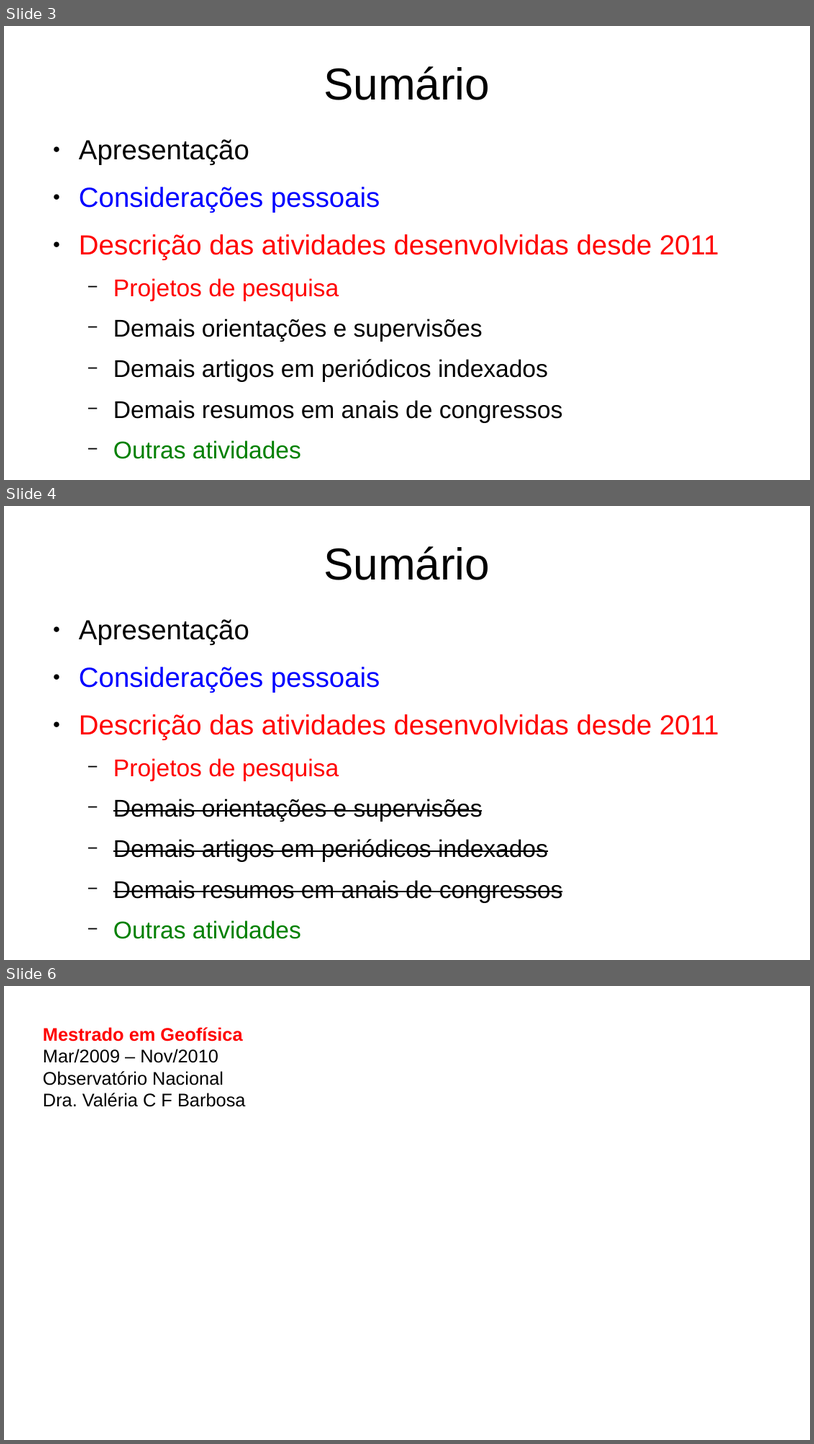
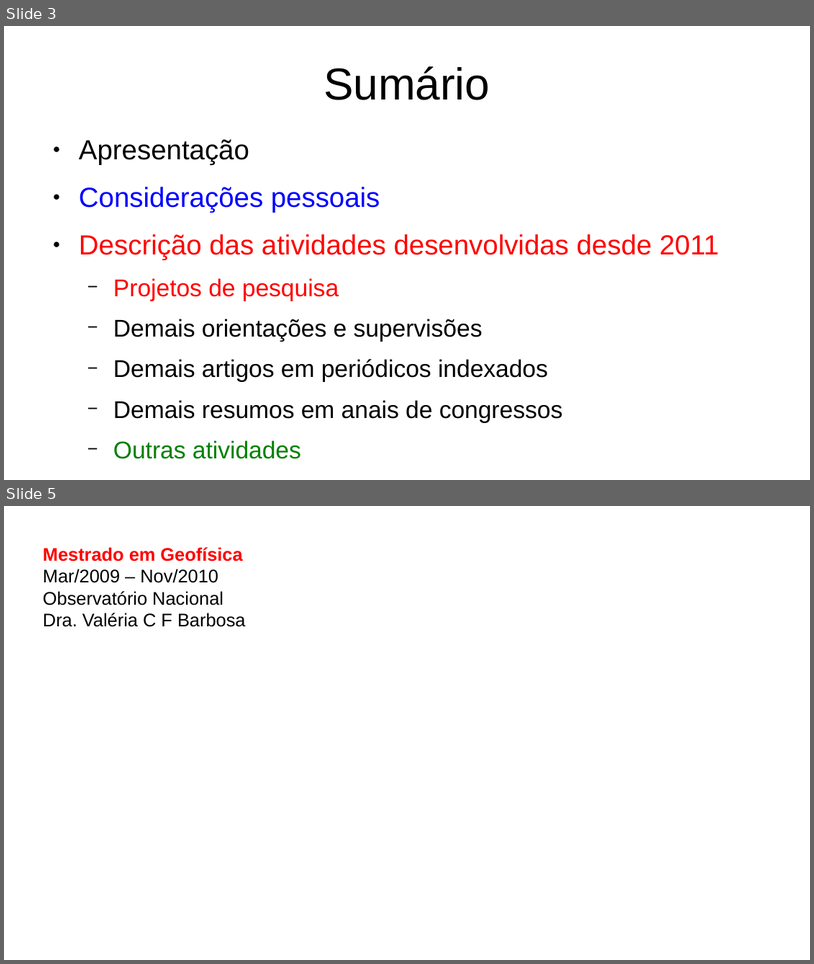
Before and after one commit to birocoles/memos, a slide deck: Titular_I/apresentacao/apresentacao.odp. Shown one above the other, each under a label of ours: slides 3, 4 and 6 before the commit, slides 3 and 5 after it; the slides between them are not shown. The pictures are 814x1444 and 814x964 pixels, drawn with LibreOffice and Linux fonts; fonts in the diff are those of the drawing. Boxes give left, top, right and bottom in pixels: in the first picture for what was removed or moved away, otherwise in the second. Text is boxed around its words. In the diff, an @@ line names an element or a change of style, - is before the commit and + after.

```diff
--- a/Titular_I/apresentacao/apresentacao.odp
+++ b/Titular_I/apresentacao/apresentacao.odp
@@ slide 4 removed at (x1=4, y1=506, x2=810, y2=960), background #FFFFFF @@
@@ title removed at (x1=324, y1=546, x2=490, y2=580) @@
-Sumário
@@ text removed at (x1=79, y1=619, x2=720, y2=939) @@
-● Apresentação
-● Considerações pessoais
-● Descrição das atividades desenvolvidas desde 2011
-  − Projetos de pesquisa
-  − Demais orientações e supervisões
-  − Demais artigos em periódicos indexados
-  − Demais resumos em anais de congressos
-  − Outras atividades
@@ what was slide 6 is now slide 5 @@
```
Also in this commit, not shown: 8 slides changed, 3 other files.
